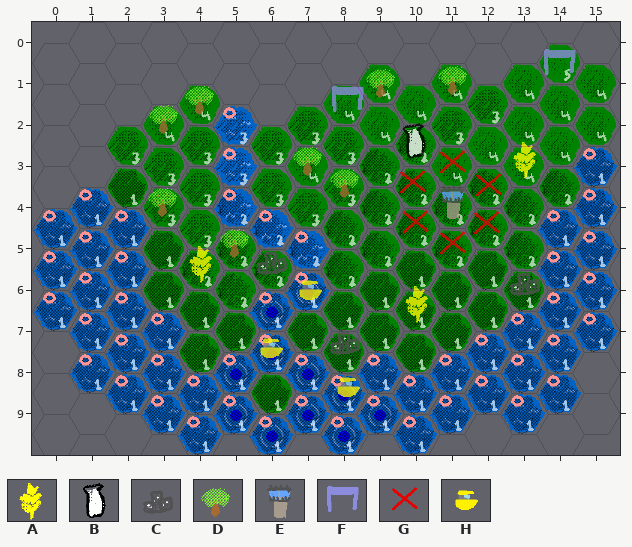
Two versions of a level (Tiled map (JSON), Tiled/Region5.json). Above: the version before the commit.
Cells are 64x55 px. Hexagonal. Every second column is shifted by half a cell. Shown: x 0..15, y 0..9.
Key: from "Objects": A 0 "Building", B 1 "Building", C 2 "Building", D 3 "Forest", E 7, F 8, G 9, H 10.
Objects are placed by their top-left corner, in cells (3,4 is the top-left corner of cell 3,4); size is 1x1 cell unless given.
Layers that did not change in this view are not listed.
Objects on layer "Objects" before:
F "toll_booth_3to2" at 14,0.5 size 1.3x1
D "Forest" at 11.1,0.9 size 1.3x1
D "Forest" at 9.1,1 size 1.3x1
D "Forest" at 4,1.4 size 1.3x1
F "toll_booth_5to2" at 8.1,1.4 size 1.3x1
D "Forest" at 3,1.8 size 1.3x1
B "region5_cafo1" at 9.9,2.4 size 1.3x1
A "region5_grain2" at 13,2.8 size 1.3x1
D "Forest" at 7.1,2.8 size 1.3x1
G at 11,2.9 size 1.3x1
D "Forest" at 8.1,3.4 size 1.3x1
G at 9.9,3.4 size 1.3x1
G at 12,3.5 size 1.3x1
D "Forest" at 3,3.8 size 1.3x1
E "region5_export1" at 11,3.8 size 1.3x1
G at 10,4.4 size 1.3x1
G at 12,4.4 size 1.3x1
D "Forest" at 5,4.8 size 1.3x1
G at 11,4.9 size 1.3x1
C "region5_city2" at 6,5.3 size 1.3x1
A "region5_grain1" at 4,5.4 size 1.3x1
C "region5_city1" at 13,5.8 size 1.3x1
H "region5_skimmer2" at 7,6 size 1.3x1
A "region5_grain3" at 10.1,6.3 size 1.3x1
C "region5_city3" at 8,7.2 size 1.3x1
H "region5_skimmer3" at 6,7.4 size 1.3x1
H "region5_skimmer1" at 8.1,8.4 size 1.3x1
Once edited:
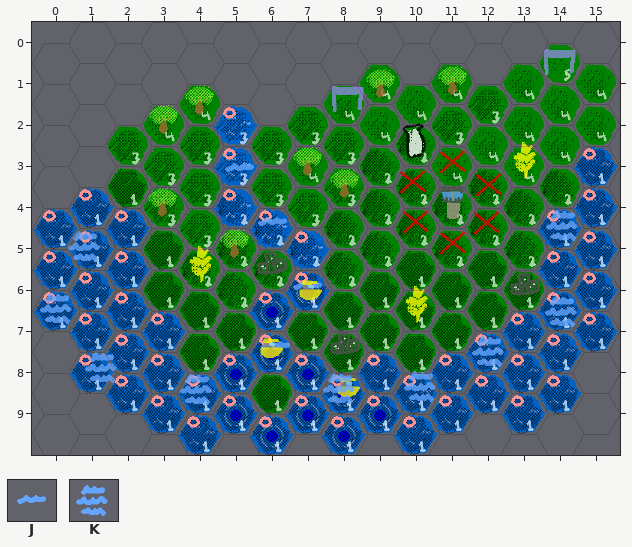
Further tiles: from "Objects": J 11, K 13.
Difference:
Layer "Objects":
added: J at 5.1,3.1 size 1.3x1
added: J at 6,4.4 size 1.3x1
added: K at 14.1,4.4 size 1.3x1
added: K at 0.8,5 size 1.3x1
added: J at 7,5.9 size 1.3x1
added: K at 0,6.4 size 1.3x1
added: K at 14.1,6.5 size 1.3x1
added: J at 6.1,7.4 size 1.3x1
added: K at 12.1,7.5 size 1.3x1
added: K at 1.3,7.9 size 1.3x1
added: K at 10.2,8.3 size 1.3x1
added: K at 7.9,8.4 size 1.3x1
added: K at 3.9,8.4 size 1.3x1
